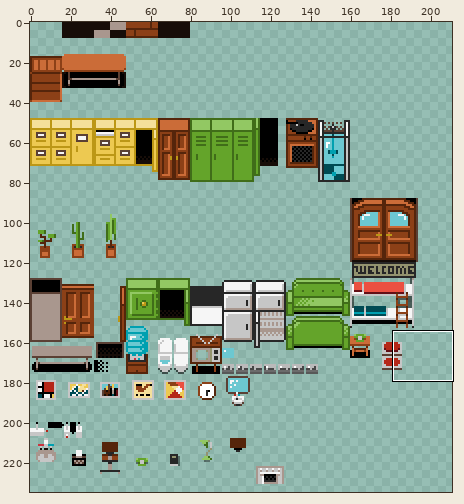
Sprite sheet, stored at res/tiles.png. Above: a wide view before the commit, with the close-up outlined.
Close-up. Old version:
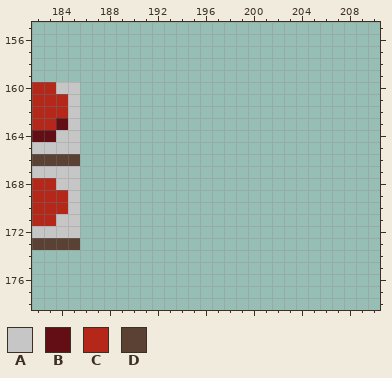
The file is 256x256 pixels. Shown: x 182..210, y 155..178. The wide view leaves out empty margins.
Palette (. is transparent): A #c6c6c6  B #630e15  C #b52718  D #5b4034
Pixels before, first column x 182:
160 CCAA
161 CCCA
162 CCCA
163 CCBA
164 BBAA
165 AAAA
166 DDDD
167 AAAA
168 CCAA
169 CCCA
170 CCCA
171 CCAA
172 AAAA
173 DDDD
The same view after the edit:
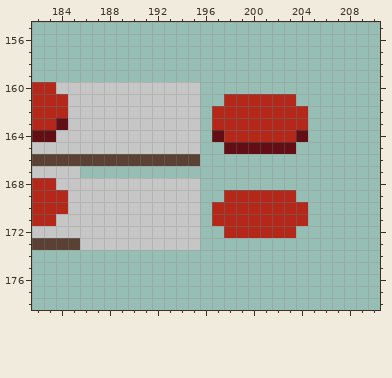
Change:
The author put colour A in rows 160 to 165 at x 186 to 195; in rows 168 to 173 at x 186 to 195.
The author put colour B in row 164 at x 197 and 204; in row 165 at x 198 to 203.
The author put colour C in row 161 at x 198 to 203; in rows 162 to 163 at x 197 to 204; in row 164 at x 198 to 203; in row 169 at x 198 to 203; in rows 170 to 171 at x 197 to 204; in row 172 at x 198 to 203.
The author put colour D in row 166 at x 186 to 195.
Changed places in both close-ups, as pixel boxes (x1, y1, x2, y2):
added: (80, 82, 308, 250)
